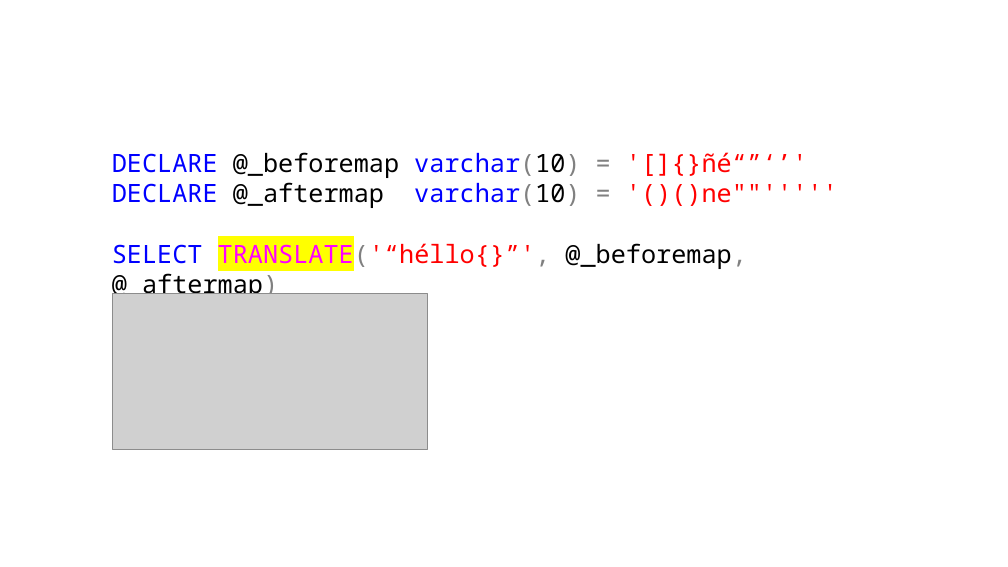
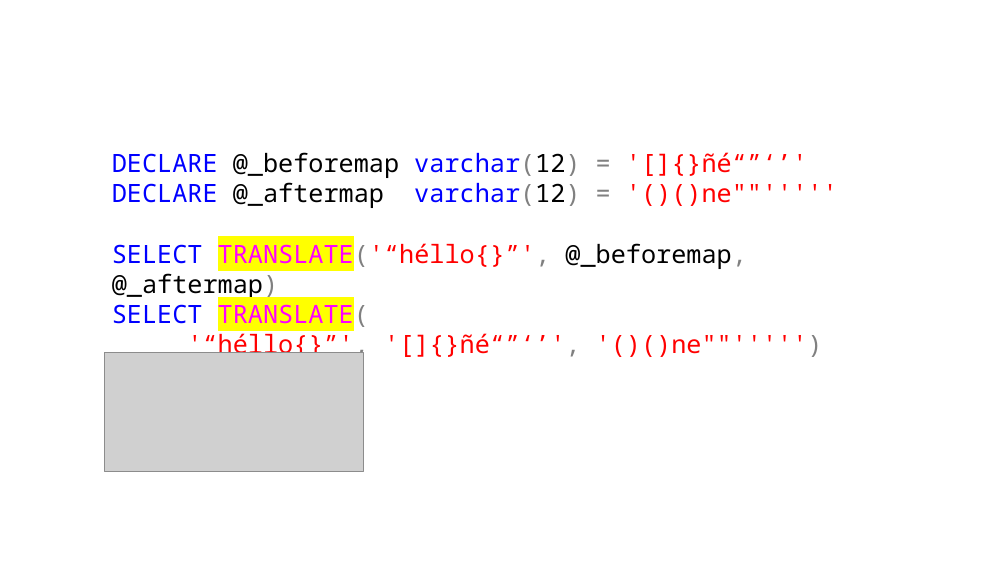
Before and after one commit to jbfoushee/MyPresentations, a slide deck: slide 8 of TSQL_Translate_Operator/TSQL Translate.pptx (slide 6 before the commit). Drawn at 1008x567 pixels with LibreOffice and Linux fonts; fonts in the diff are those of the drawing; grey boxes stand for pictures. Boxes give left, top, right and bottom in pixels: in the first picture for what was removed or moved away, otherwise in the second. Text is boxed around its words. In the diff, an @@ line names an element or a change of style, - is before the commit and + after.

```diff
--- a/TSQL_Translate_Operator/TSQL Translate.pptx
+++ b/TSQL_Translate_Operator/TSQL Translate.pptx
@@ text at [112,152,838,208]: text changed @@
-DECLARE @_beforemap varchar(10) = '[]{}ñé“”‘’'
-DECLARE @_aftermap varchar(10) = '()()ne""'''''
+DECLARE @_beforemap varchar(12) = '[]{}ñé“”‘’'
+DECLARE @_aftermap varchar(12) = '()()ne""'''''
@@ picture removed at [113,293,427,449] @@
@@ text at [112,300,823,360]: paragraphs added @@
+SELECT TRANSLATE(
+'“héllo{}”', '[]{}ñé“”‘’', '()()ne""''''')
@@ picture added at [104,353,363,472] @@
```
Also in this commit, not shown: 13 other slides changed, 3 slides added, 3 slides removed.
